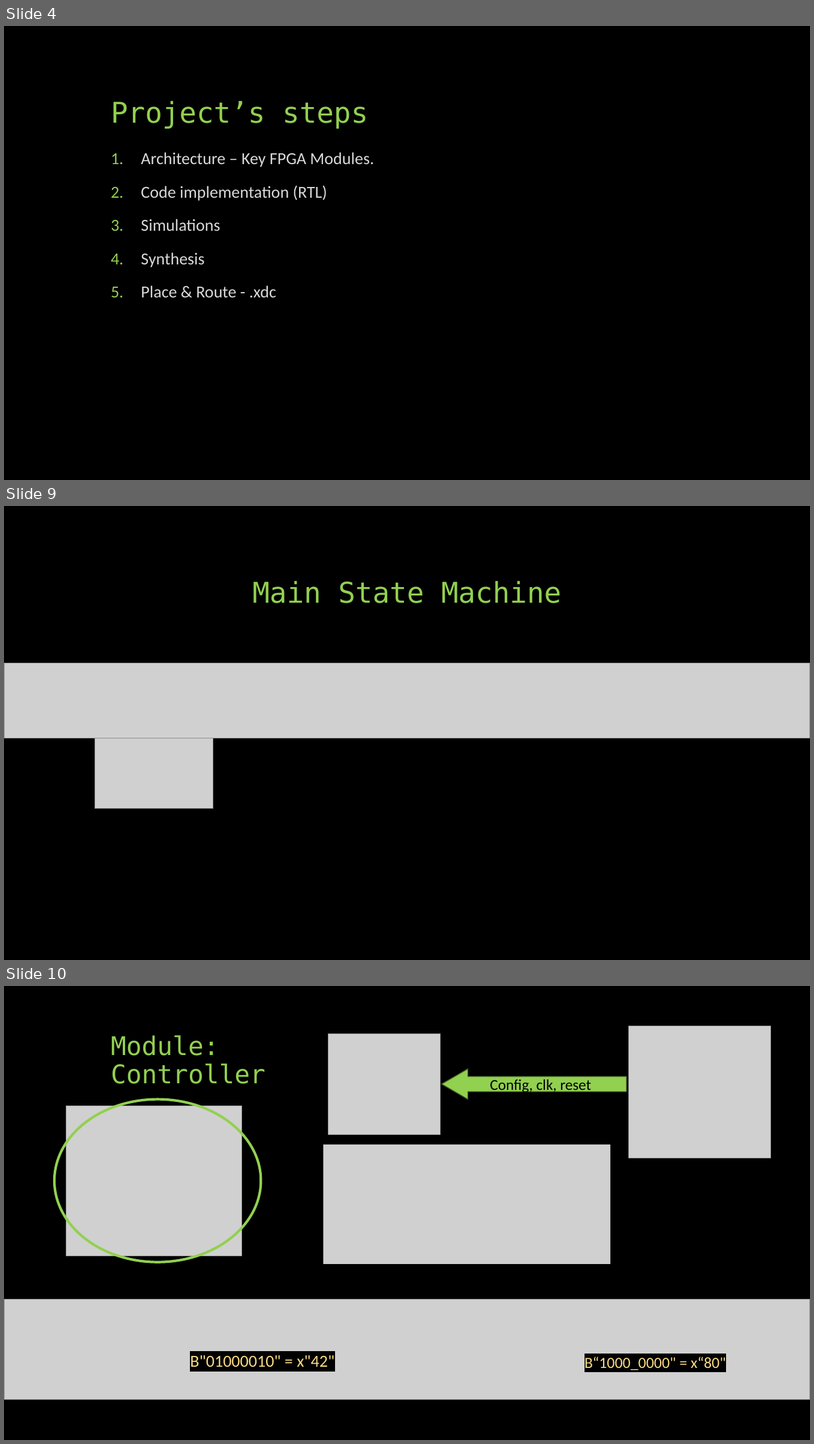
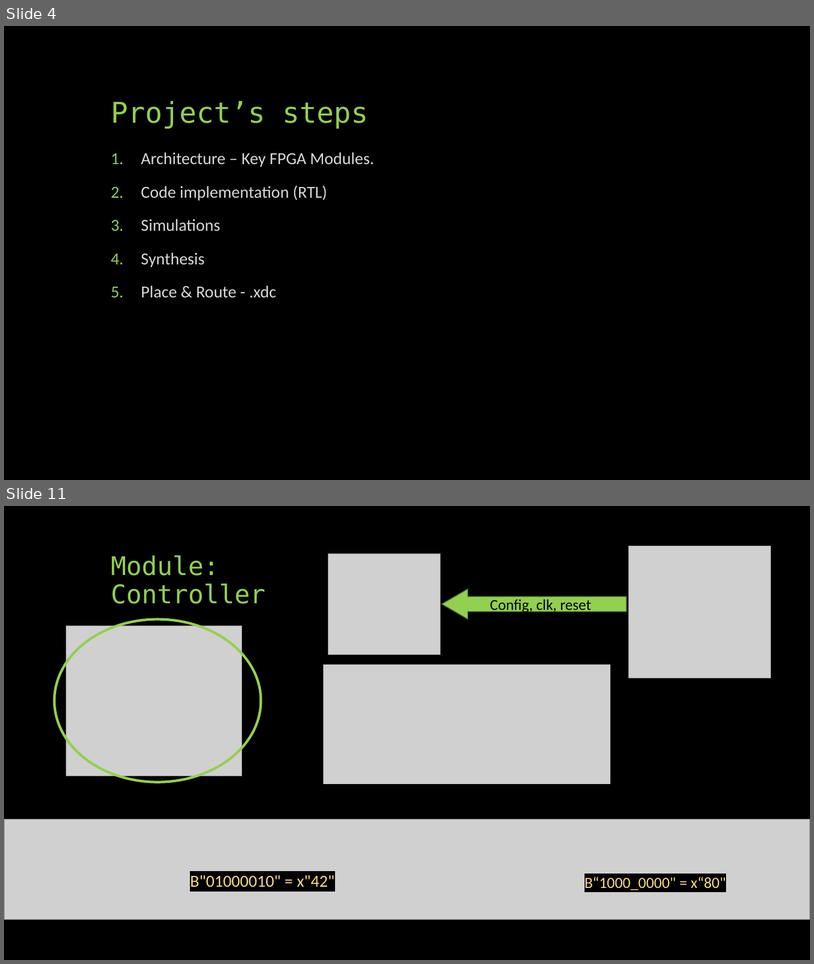
Before and after one commit to idowein/FPGA-image-interpolator, a slide deck: datasheets/Digital Zoom presentation.pptx. Shown one above the other, each under a label of ours: slides 4, 9 and 10 before the commit, slides 4 and 11 after it; the slides between them are not shown. The pictures are 814x1444 and 814x964 pixels, drawn with LibreOffice and Linux fonts; fonts in the diff are those of the drawing; grey boxes stand for pictures. Boxes give left, top, right and bottom in pixels: in the first picture for what was removed or moved away, otherwise in the second. Text is boxed around its words. In the diff, an @@ line names an element or a change of style, - is before the commit and + after.

```diff
--- a/datasheets/Digital Zoom presentation.pptx
+++ b/datasheets/Digital Zoom presentation.pptx
@@ slide 9 removed at bbox=[4, 506, 810, 960], background #000000 @@
@@ title removed at bbox=[252, 581, 561, 603] @@
-Main State Machine
@@ picture removed at bbox=[4, 663, 810, 738] @@
@@ picture removed at bbox=[95, 738, 213, 808] @@
@@ what was slide 10 is now slide 11 @@
```
Also in this commit, not shown: 6 slides changed, 3 slides added, 1 other slide removed.
